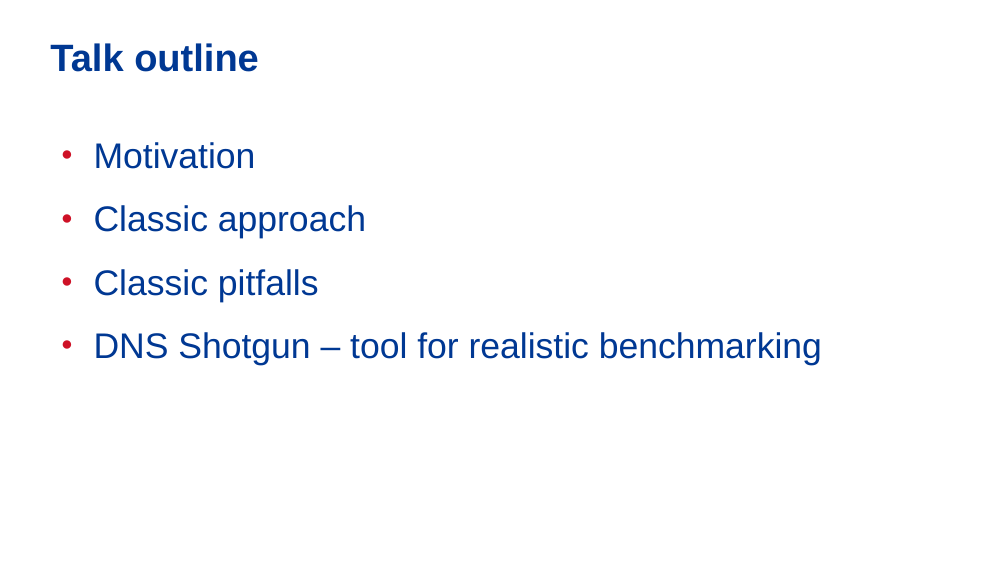
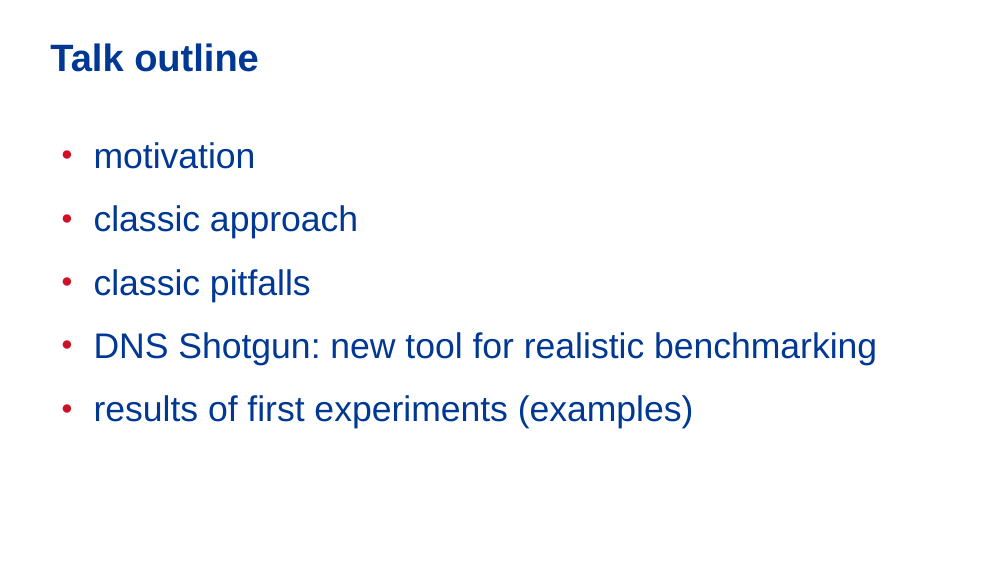
Before and after one commit to vcunat/nic-slides, a slide deck: slide 2 of 19-bench/benchmarking.odp. Drawn at 1008x567 pixels with LibreOffice and Linux fonts; fonts in the diff are those of the drawing; background and template pictures are left out. Boxes give left, top, right and bottom in pixels: in the first picture for what was removed or moved away, otherwise in the second. Text is boxed around its words. In the diff, an @@ line names an element or a change of style, - is before the commit and + after.

Commit message:
19-bench: finishing touches
This was presented on Nordic Domain Days.

```diff
--- a/19-bench/benchmarking.odp
+++ b/19-bench/benchmarking.odp
@@ text at [94,142,877,429]: text changed @@
-● Motivation
-● Classic approach
-● Classic pitfalls
-● DNS Shotgun – tool for realistic benchmarking
+● motivation
+● classic approach
+● classic pitfalls
+● DNS Shotgun: new tool for realistic benchmarking
+● results of first experiments (examples)
```
Also in this commit, not shown: 17 other slides changed, 1 slide removed.
